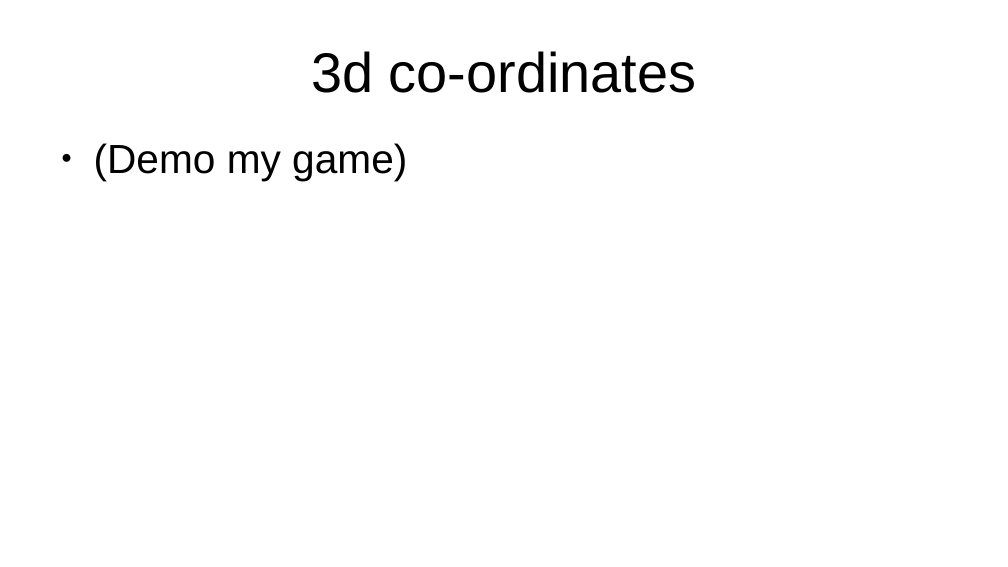
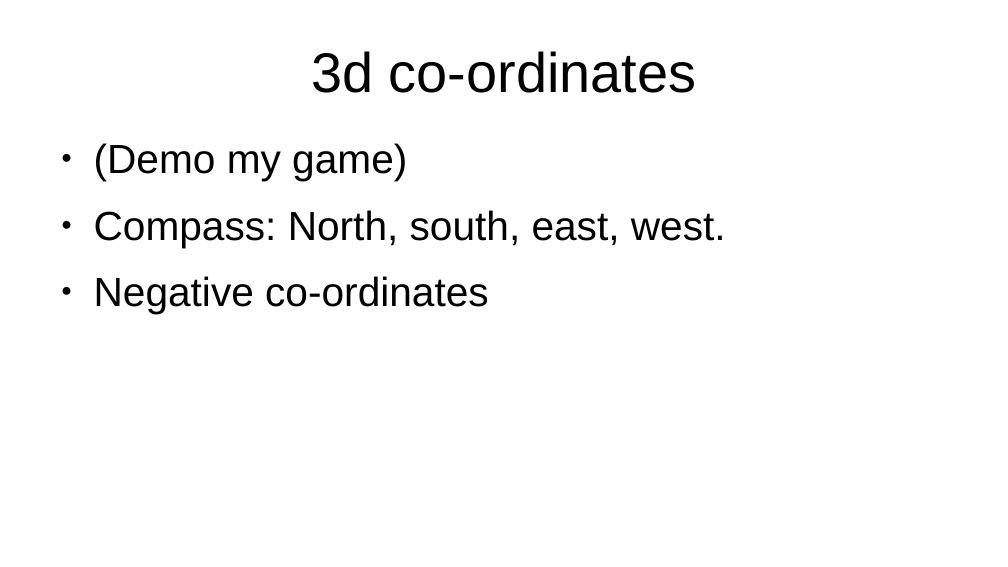
Before and after one commit to electronstudio/coderdojo-python, a slide deck: slide 2 of minecraft/minecraft.odp. Drawn at 1008x567 pixels with LibreOffice and Linux fonts; fonts in the diff are those of the drawing. Boxes give left, top, right and bottom in pixels: in the first picture for what was removed or moved away, otherwise in the second. Text is boxed around its words. In the diff, an @@ line names an element or a change of style, - is before the commit and + after.

```diff
--- a/minecraft/minecraft.odp
+++ b/minecraft/minecraft.odp
@@ text at [94,210,726,314]: paragraphs added @@
+● Compass: North, south, east, west.
+● Negative co-ordinates
```
Also in this commit, not shown: 1 other slide changed, 9 other files.
